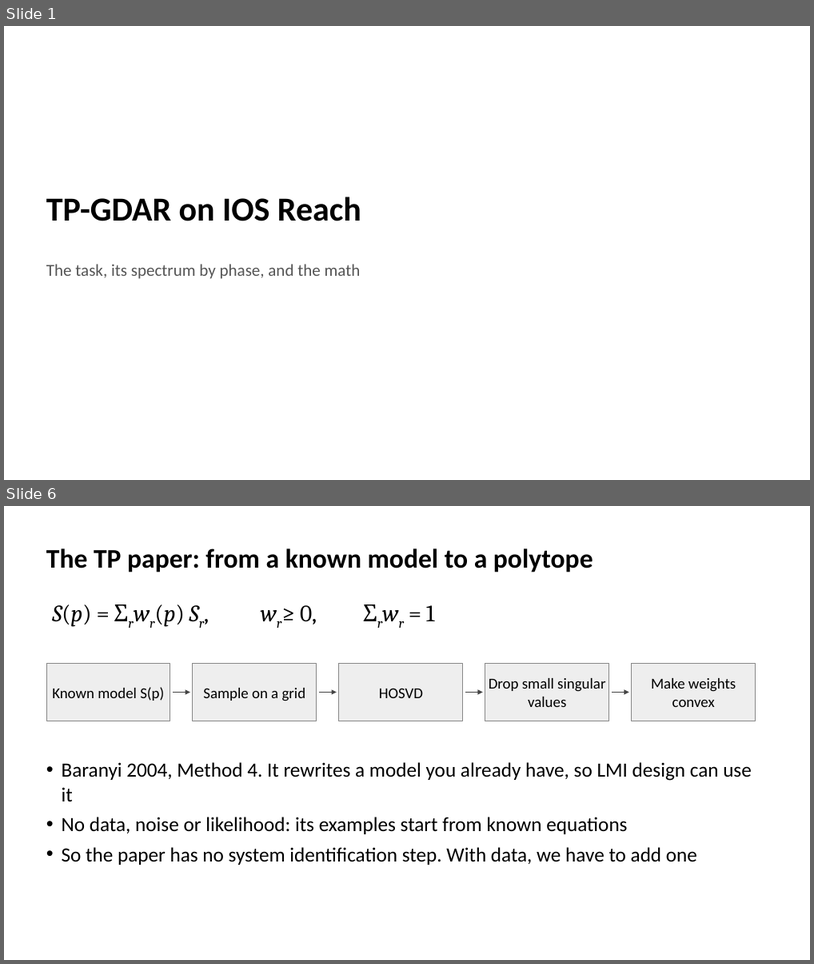
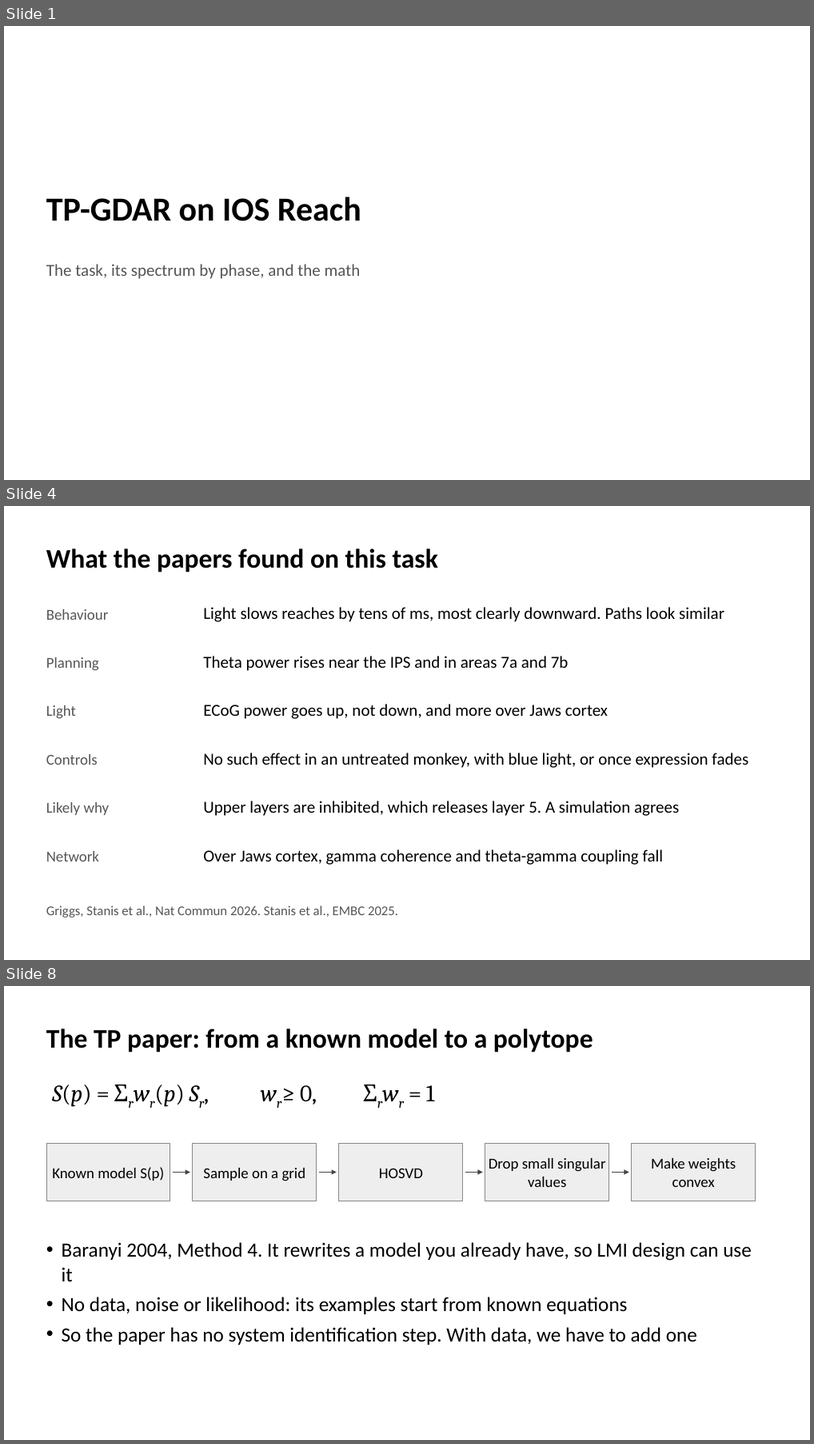
Before and after one commit to smartadi/tpgdar, a slide deck: TP-GDAR_IOS_Reach.pptx. Shown one above the other, each under a label of ours: slides 1 and 6 before the commit, slides 1, 4 and 8 after it; the slides between them are not shown. The pictures are 814x964 and 814x1444 pixels, drawn with LibreOffice and Linux fonts; fonts in the diff are those of the drawing. Boxes give left, top, right and bottom in pixels: in the first picture for what was removed or moved away, otherwise in the second. Text is boxed around its words. In the diff, an @@ line names an element or a change of style, - is before the commit and + after.

```diff
--- a/TP-GDAR_IOS_Reach.pptx
+++ b/TP-GDAR_IOS_Reach.pptx
@@ slide 4 added at (4, 506, 810, 960), background #FFFFFF @@
@@ title added at (46, 548, 438, 572), 32 pt, text #000000, bold @@
+What the papers found on this task
@@ text added at (46, 609, 109, 620), 18 pt, text #555555 @@
+Behaviour
@@ text added at (203, 607, 725, 622), 20 pt, text #000000 @@
+Light slows reaches by tens of ms, most clearly downward. Paths look similar
@@ text added at (46, 657, 99, 670), 18 pt, text #555555 @@
+Planning
@@ text added at (203, 656, 569, 671), 20 pt, text #000000 @@
+Theta power rises near the IPS and in areas 7a and 7b
@@ text added at (46, 705, 76, 718), 18 pt, text #555555 @@
+Light
@@ text added at (203, 704, 608, 719), 20 pt, text #000000 @@
+ECoG power goes up, not down, and more over Jaws cortex
@@ text added at (46, 754, 98, 764), 18 pt, text #555555 @@
+Controls
@@ text added at (203, 752, 749, 768), 20 pt, text #000000 @@
+No such effect in an untreated monkey, with blue light, or once expression fades
@@ text added at (46, 802, 110, 815), 18 pt, text #555555 @@
+Likely why
@@ text added at (203, 800, 679, 816), 20 pt, text #000000 @@
+Upper layers are inhibited, which releases layer 5. A simulation agrees
@@ text added at (46, 851, 99, 861), 18 pt, text #555555 @@
+Network
@@ text added at (203, 849, 664, 864), 20 pt, text #000000 @@
+Over Jaws cortex, gamma coherence and theta-gamma coupling fall
@@ text added at (46, 905, 398, 917), 16 pt, text #555555 @@
+Griggs, Stanis et al., Nat Commun 2026. Stanis et al., EMBC 2025.
@@ what was slide 6 is now slide 8 @@
```
Also in this commit, not shown: 3 slides changed, 1 other slide added, 4 other files.
